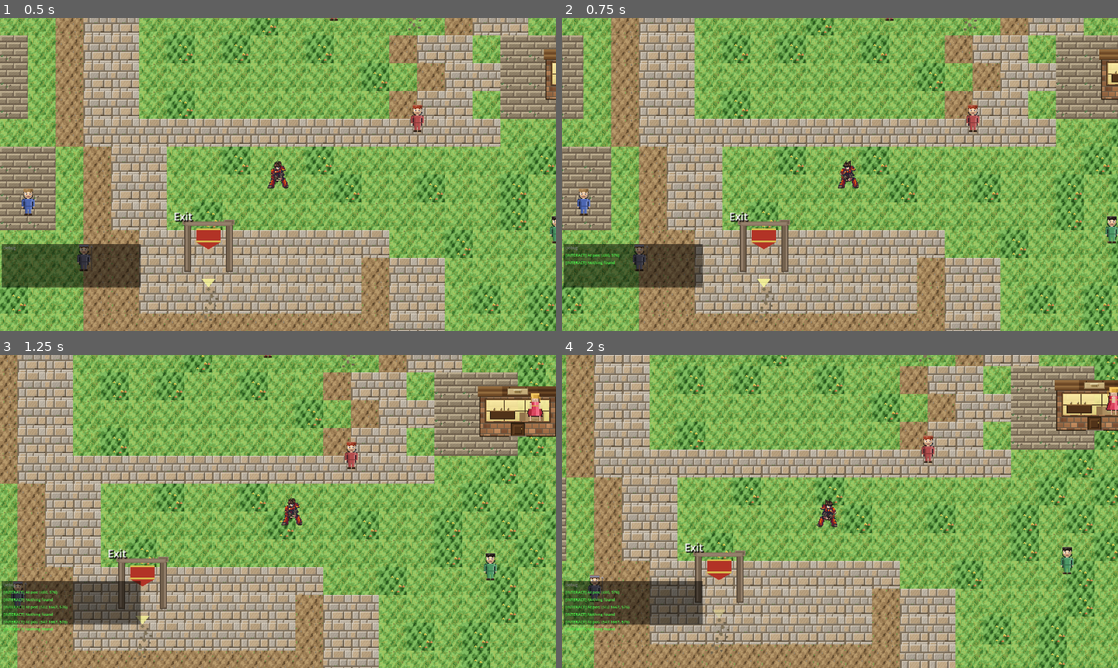
Above: before the commit, frames 1-4 (two rows, left to right).
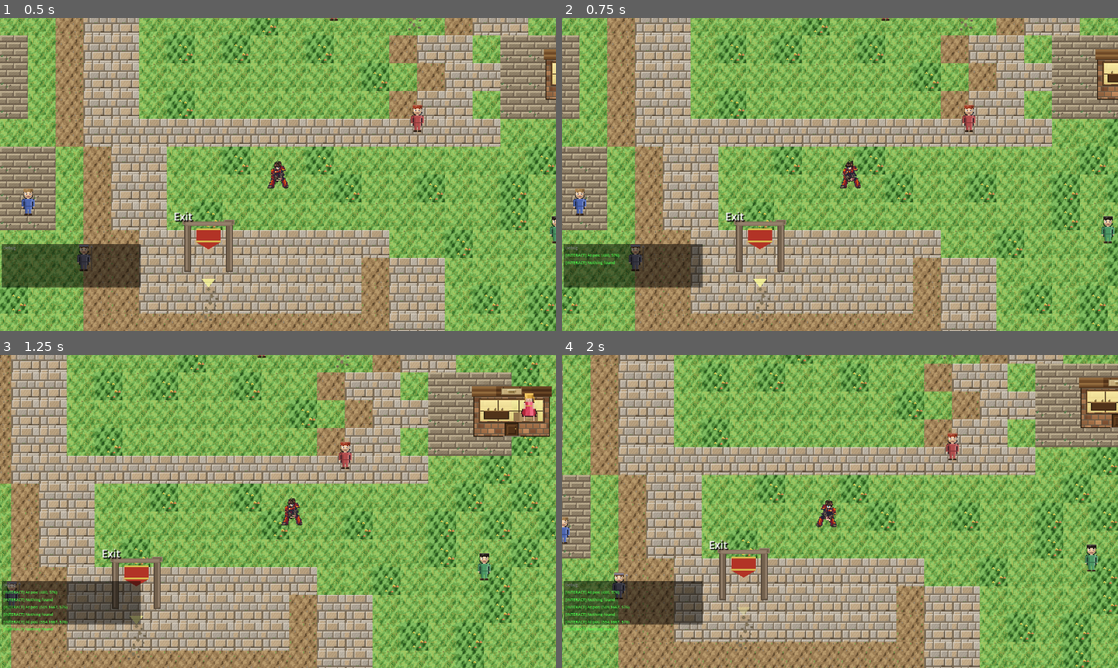
Above: after the commit, the same moments.

Repository: struktured-labs/cowardly-irregular
Game: Godot game, scene res://src/maps/villages/HarmoniaVillage.tscn
The game is run twice, just before and just after one commit, with the same random seed, the same clock (stepped at 60 frames per second) and the same inputs. This scene is started directly instead of the project's main scene.
Inputs (mouse positions are in pixels of both pictures, inside the frame that each line leads up to):
- Up to frame 1 (0.5 s): no input
- Up to frame 2 (0.75 s): tap Enter at 0.5 s; move the mouse to (962, 158) at 0.52 s; hold Right (ui_right) from 0.53 s (still down); hold R (battle_advance) from 0.53 s (still down); click (962, 158) at 0.67 s
- Up to frame 3 (1.25 s): keep holding Right (ui_right); keep holding R (battle_advance); tap Z (ui_accept) at 0.77, 1.07 s
- Up to frame 4 (2 s): release Right (ui_right) at 1.25 s; release R (battle_advance) at 1.25 s; drag from (728, 527) to (706, 608) at 1.27 s

Frame 1 is identical in both runs. In frame 2, 53% of the frame differs, in the area x 0-100%, y 0-100%; in frame 3, 56%; in frame 4, 71%.

Commit message:
fix: Mode 7 rotation cap removed + snappier movement response
- Remove 180° rotation cap — now full 360° (±PI)
- Double acceleration 800→1600, deceleration 600→1200 for snappy SNES feel
- Kill momentum on sharp turns (>90° direction change zeros velocity
  instantly instead of sliding through the old direction)
- Time to full speed: ~0.09s (was ~0.19s)
- Time to stop: ~0.13s (was ~0.25s)

Co-Authored-By: Claude Opus 4.6 (1M context) <noreply@anthropic.com>

Diff:
--- a/src/exploration/Mode7Overlay.gd
+++ b/src/exploration/Mode7Overlay.gd
@@ -68,7 +68,7 @@
 
 var _current_rotation: float = 0.0
 const ROTATION_SPEED: float = 2.5
-const MAX_ROTATION: float = PI / 2.0  # ±90° = 180° total range (authentic SNES feel)
+const MAX_ROTATION: float = PI  # ±180° = full 360° rotation
 const SWAY_PIXELS: float = 16.0
 const BOB_AMPLITUDE: float = 2.5
 const BOB_SPEED: float = 10.0
--- a/src/exploration/OverworldPlayer.gd
+++ b/src/exploration/OverworldPlayer.gd
@@ -23,8 +23,8 @@
 const STEP_DISTANCE: float = 32.0  # One tile = one step
 
 ## Movement physics
-const ACCELERATION: float = 800.0
-const DECELERATION: float = 600.0
+const ACCELERATION: float = 1600.0
+const DECELERATION: float = 1200.0
 
 ## Animation
 var _sprite: Sprite2D
@@ -270,6 +270,9 @@
 
 	if input_dir != Vector2.ZERO:
 		input_dir = input_dir.normalized()
+		# Kill momentum on sharp direction changes (>90° turn)
+		if velocity.length_squared() > 1.0 and velocity.normalized().dot(input_dir) < 0.0:
+			velocity = Vector2.ZERO
 		velocity = velocity.move_toward(input_dir * move_speed, ACCELERATION * delta)
 		is_moving = true
 
